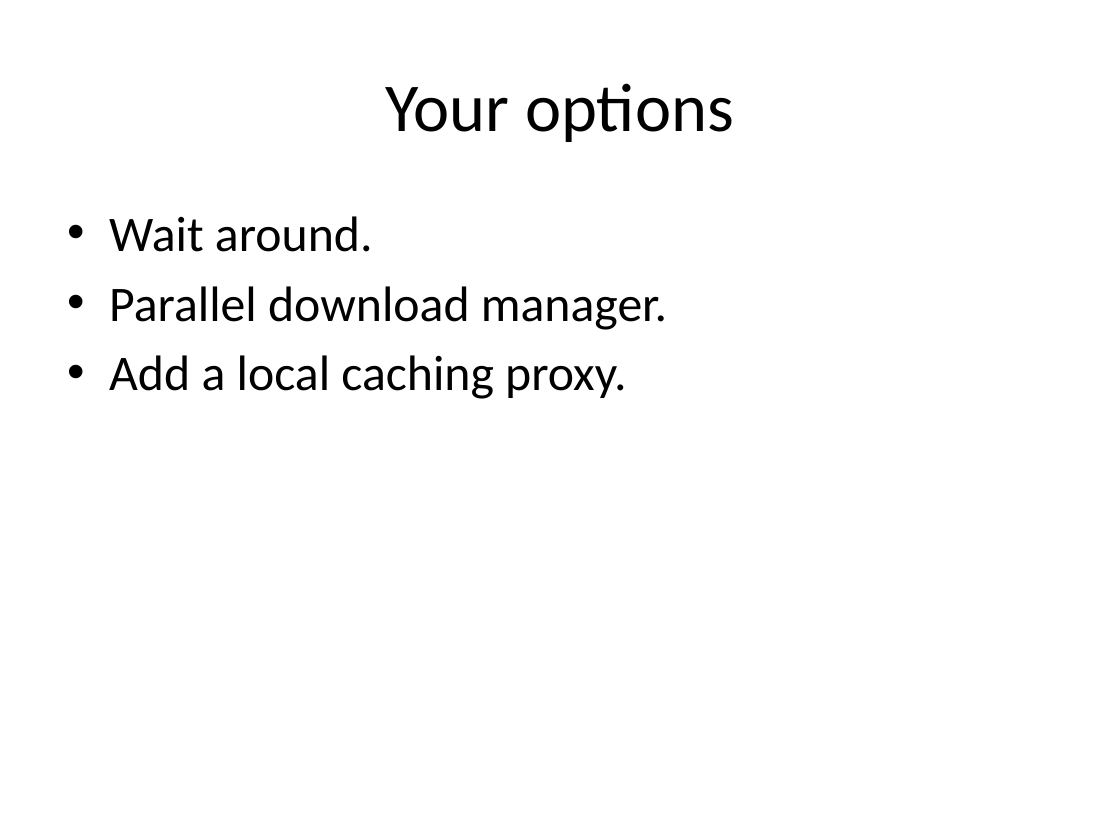
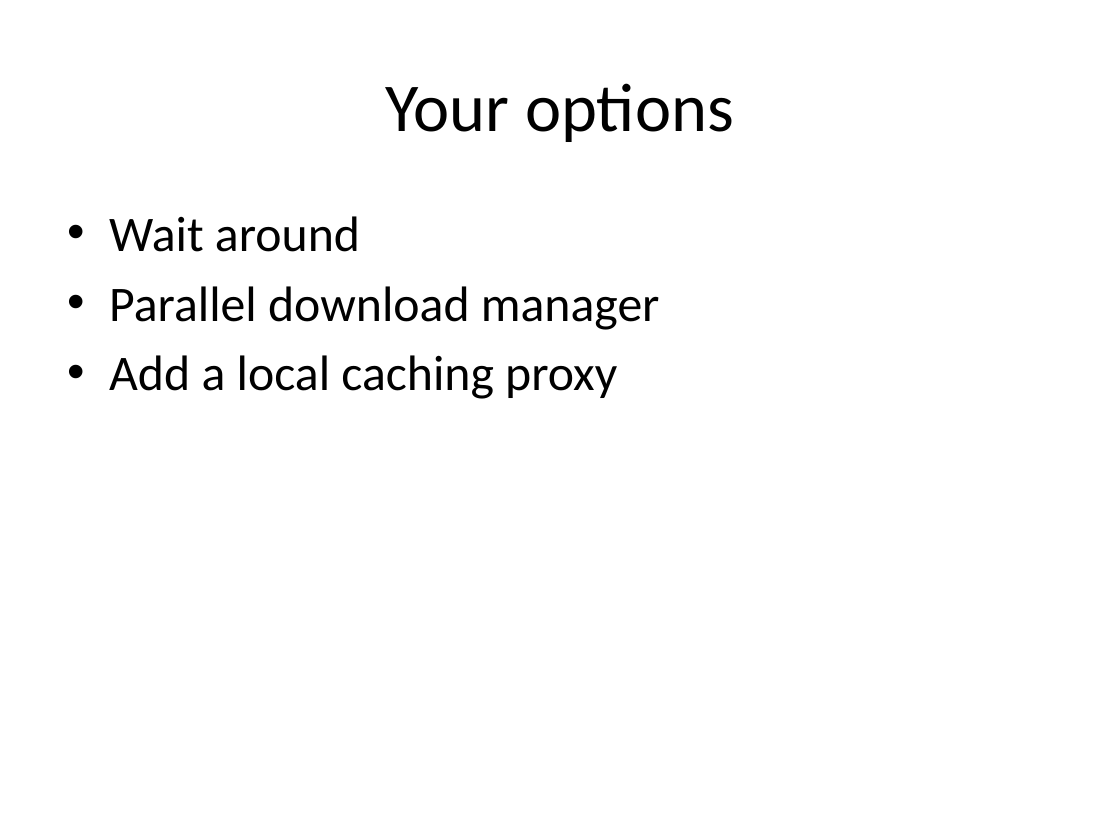
Before and after one commit to rdp/p2pwebclient, a slide deck: slide 4 of thesis_presentation/How to Make the Internet Faster.pptx. Drawn at 1120x840 pixels with LibreOffice and Linux fonts; fonts in the diff are those of the drawing. Boxes give left, top, right and bottom in pixels: in the first picture for what was removed or moved away, otherwise in the second. Text is boxed around its words. In the diff, an @@ line names an element or a change of style, - is before the commit and + after.

```diff
--- a/thesis_presentation/How to Make the Internet Faster.pptx
+++ b/thesis_presentation/How to Make the Internet Faster.pptx
@@ text at box(109, 216, 660, 399): text changed @@
-• Wait around.
-• Parallel download manager.
-• Add a local caching proxy.
+• Wait around
+• Parallel download manager
+• Add a local caching proxy
```
Also in this commit, not shown: 21 other slides changed, 1 other file.
